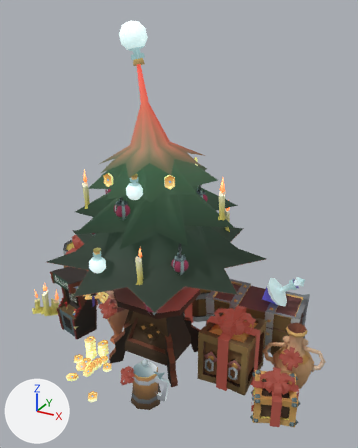
One commit to the glTF model 12.glb: the scene before it, then after it.
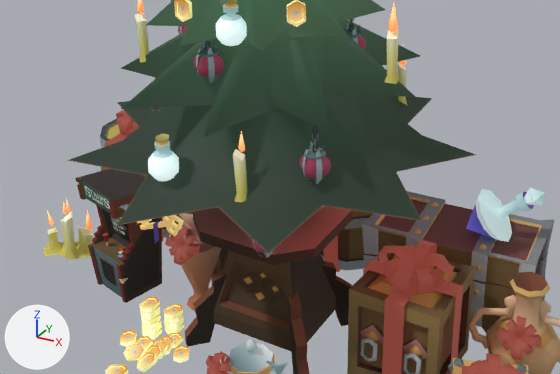
There are two pictures of each version: one whole from a camera (50 mm lens) standing at (105.0, -168.0, 161.0) and looking at (8.0, 9.0, 73.0), one close up on the part from 2% to 87% of the width and 39% to 85% of the height. Every picture has the same lights, and +X, +Y and +Z are marked at lower left. The first two pictures are the older version. Where no turn or scale is listed for an object, it has been applied to the vertices.

In view in the first close-up: 'Cone001__0', 'Line001_Material #2_0', 'Object040_Material #1_0', 'Object041_Material #1_0', 'Object055_Material #1_0', 'Object067_Material #1_0', 'Object069_Material #1_0', 'Rectangle001__0', 'beer_mug_Material #3_0', 'candele1_Material #1_0', 'piedistallo_Material #1_0', 'poison_Material #3_0' and 89 more.
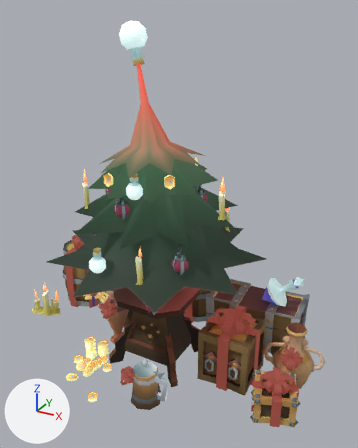
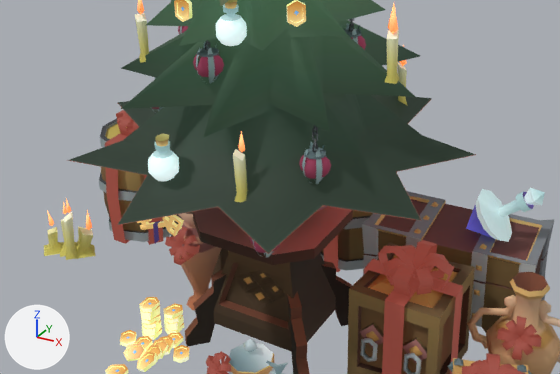
The newer file is also rescaled (x0.009) as a whole; pictures and numbers use the older file's frame.

Boxes (x1, y1, x2, y2) around the edits, measured in the close-ups (560 x 374 px):
'Line001_Material #2_0', deleted: before (75, 169, 162, 303)
'barile_Material #1_0', unchanged, uncovered by the edit: before (100, 118, 171, 238); after (99, 118, 171, 242)
'Rectangle003__0', unchanged, uncovered by the edit: before (105, 130, 128, 170); after (105, 130, 130, 244)

What changed in the scene script:
```text
Remove ob_line001_material__2_0:
    ob_line001_material__2_0 = bpy.data.objects.new('Line001_Material #2_0', me_line001_material__2_0)
    ob_line001_material__2_0.location = (-53.6, -3.8, 23.3)
```
